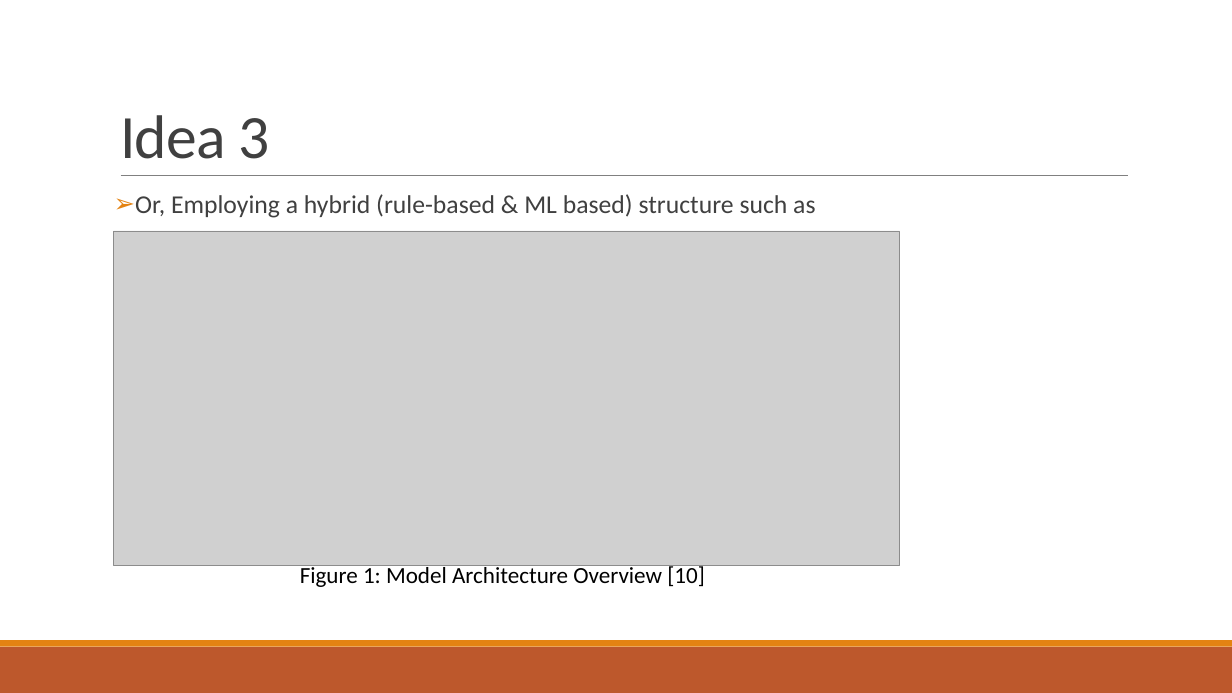
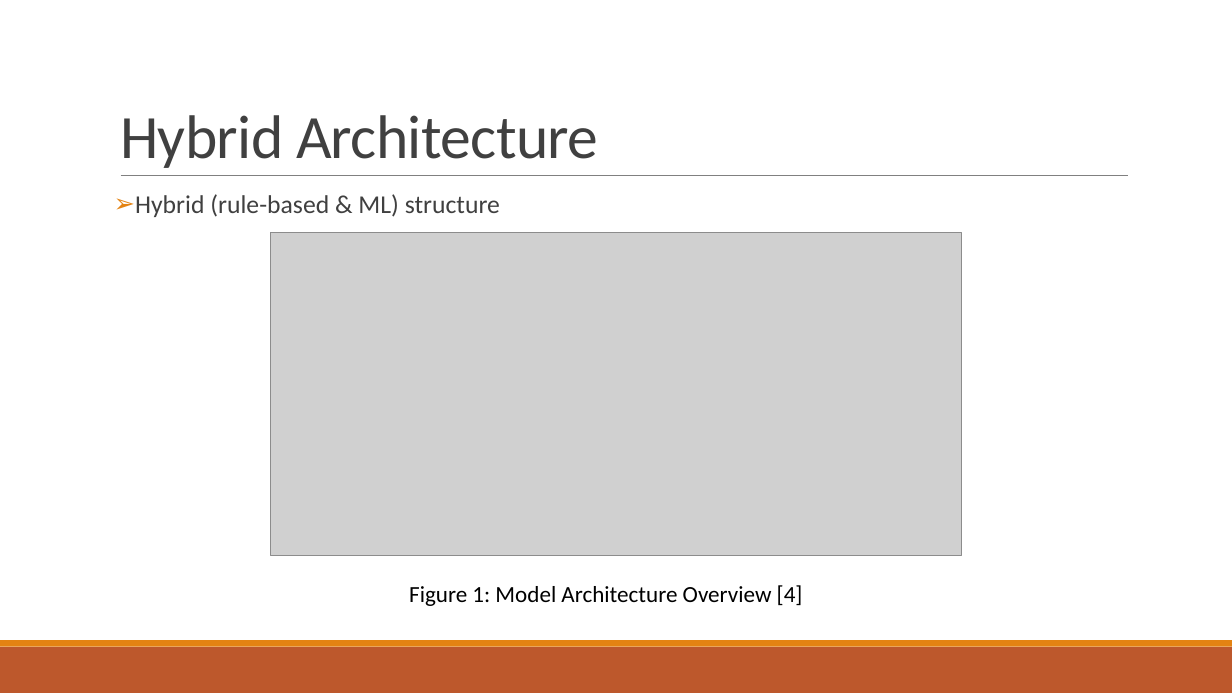
Before and after one commit to abdullahyldz/Cmpe493TermProject, a slide deck: slide 18 of Slides/Combined.pptx (slide 19 before the commit). Drawn at 1232x693 pixels with LibreOffice and Linux fonts; fonts in the diff are those of the drawing; grey boxes stand for pictures. Boxes give left, top, right and bottom in pixels: in the first picture for what was removed or moved away, otherwise in the second. Text is boxed around its words. In the diff, an @@ line names an element or a change of style, - is before the commit and + after.

```diff
--- a/Slides/Combined.pptx
+++ b/Slides/Combined.pptx
@@ title at [120,115,598,168]: text changed @@
-Idea 3
+Hybrid Architecture
@@ text at [135,194,500,217]: text changed @@
-➢ Or, Employing a hybrid (rule-based & ML based) structure such as
+➢ Hybrid (rule-based & ML) structure
@@ picture: place and size @@
-picture at [114,231,900,566]
+picture at [271,232,961,555]
@@ text at [409,585,803,606]: text changed @@
-Figure 1: Model Architecture Overview [10]
+Figure 1: Model Architecture Overview [4]
```
Also in this commit, not shown: 14 other slides changed, 2 slides removed, 1 other file.
